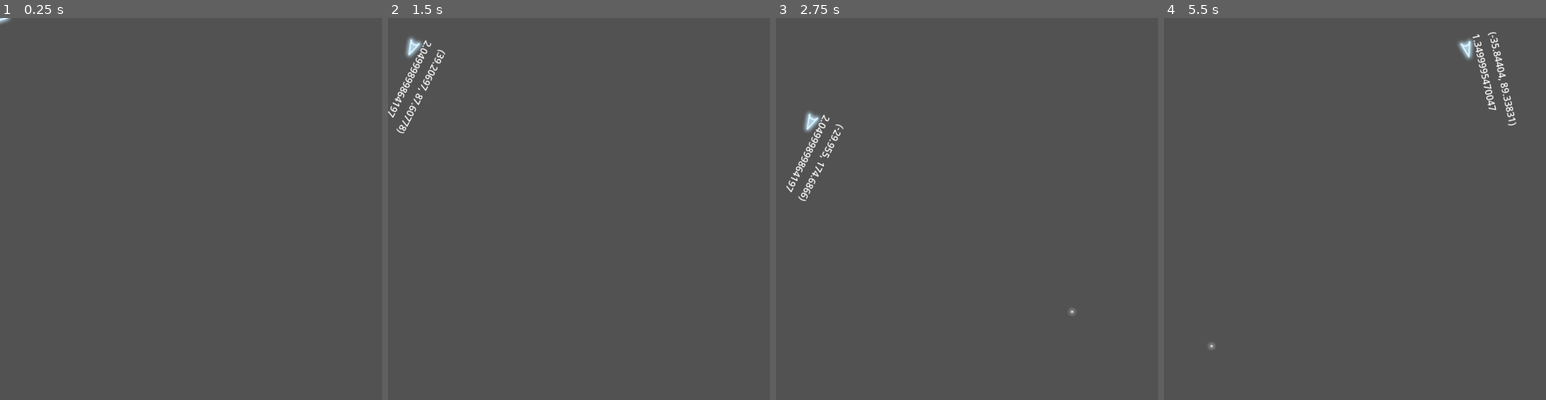
Above: before the commit, frames 1-4 (left to right).
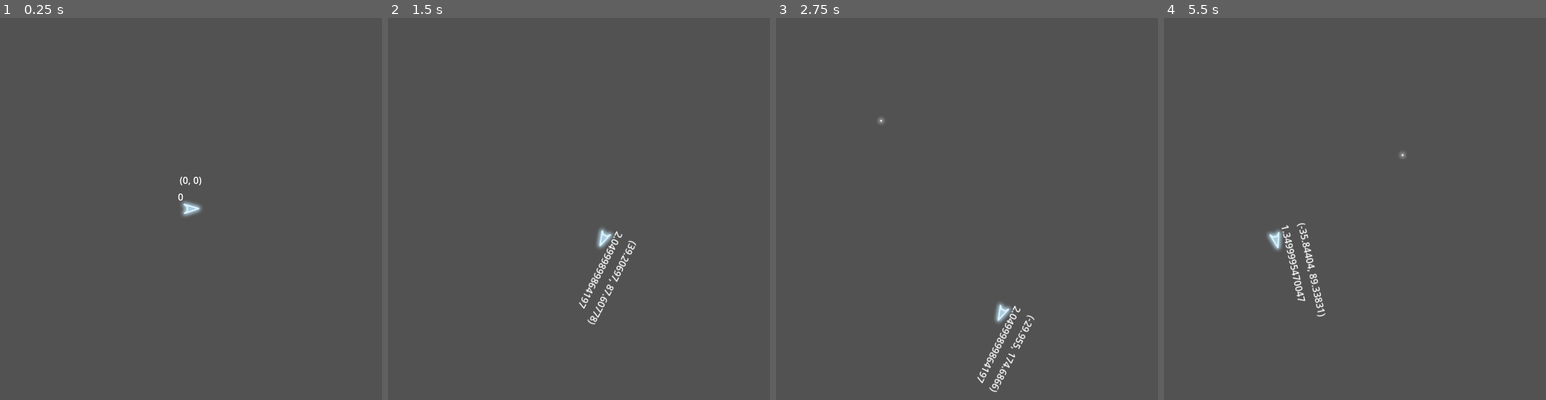
Above: after the commit, the same moments.

Repository: davidward462/asteroids
Game: Godot game, scene res://scenes/main.tscn
The game is run twice, just before and just after one commit, with the same random seed, the same clock (stepped at 60 frames per second) and the same inputs.
Inputs:
- Up to frame 1 (0.25 s): no input
- Up to frame 2 (1.5 s): tap Enter at 0.5 s; hold W (accelerate) 0.53-1.28 s; hold D (rotate_clockwise) 0.53-1.28 s; tap A (rotate_counterclockwise) at 1.35 s
- Up to frame 3 (2.75 s): hold W (accelerate) from 2.03 s (still down); tap Space (shoot) at 2.1 s
- Up to frame 4 (5.5 s): tap D (rotate_clockwise) at 2.85 s; release W (accelerate) at 3.53 s; hold A (rotate_counterclockwise) 3.53-4.28 s; tap Space (shoot) at 4.35 s; hold D (rotate_clockwise) from 5.03 s (still down)

The runs differ from the first frame. In frame 1, 0.3% of the frame differs, in the area x 0-53%, y 0-53%; in frame 2, 1.4%, in the area x 0-65%, y 5-81%; in frame 3, 1.4%; in frame 4, 1.4%.

Commit message:
spawn player in center of viewport

Diff:
--- a/scripts/world.gd
+++ b/scripts/world.gd
@@ -1,12 +1,13 @@
 extends Node2D
-
 
 # Called when the node enters the scene tree for the first time.
 func _ready() -> void:
+	var screen_size = get_viewport_rect().end
+	var player_start_pos = Vector2(screen_size.x/2, screen_size.y/2)
 	var scene = load("res://scenes/player.tscn")
 	var player = scene.instantiate ()
 	add_child(player)
-	pass # Replace with function body.
+	player.position = player_start_pos
 
 
 # Called every frame. 'delta' is the elapsed time since the previous frame.
